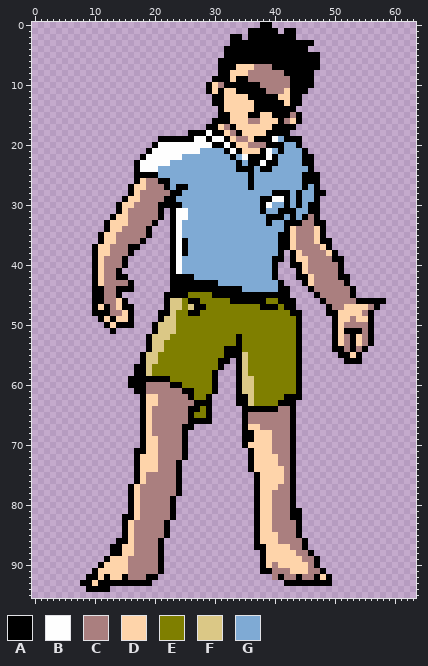
A sprite sheet gets an edit: sprites/characters/battle/woodsman/woodsman_look.png. Above, as it was before the edit.
The file is 64x96 pixels.
Palette (. is transparent): A #000000  B #fefefe  C #aa7f7f  D #fed4aa  E #7f7f00  F #dbc886  G #7faad4
Pixels before (only the part around the change), first column x 26:
10 ...ADCAAAAAACCCCCAAA
11 ...ADADDAAAAACCCDAAA
12 ....AADDDDAAAAADDAA.
13 ....AADDDDDAAAAADAA.
14 .....ADDDDDAAAAAAA..
15 .....AADDDAADDAAACA.
16 ....AAADDDCCDDDACDA.
17 ...AADCADDDDDDAAAA..
18 AAABAADCADDDDAAAA...
19 ABBABBADCCDAAABGAAA.
20 BBBBAABADDCCCAAAGGA.
21 BBGGGGABADDDABGAGGGA
22 GGGGGGGAGBAAABAGGGGA
23 GGGGGGGGAGAABAAGGGGA
24 GGGGGGGGAAAGAAGGGGGG
25 GGGGGGGGGGAGGGGGGGGA
26 GGGGGGGGGGAGGGGGGGGA
27 GGGGGGGGGGAGGGGGGGGA
28 GGGGGGGGGGGGGGAAAGAG
29 GGGGGGGGGGGGAABBAGAG
30 GGGGGGGGGGGGABGGAGAG
31 GGGGGGGGGGGGAGGAAAGG
32 GGGGGGGGGGGGGAAAGAGA
33 GGGGGGGGGGGGGAGGAAAC
34 GGGGGGGGGGGGGGGGADCC
After the commit:
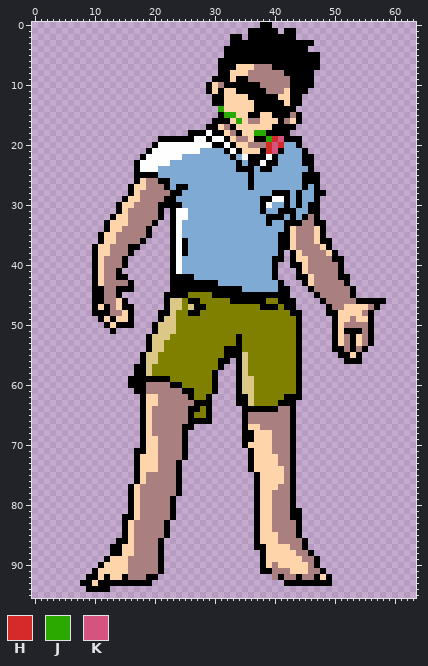
Colours new in this view: H #d42a2a  J #2aaa00  K #d4547f
Diff:
y 14: x 31 A -> J
y 15: x 32..33 AD -> JJ
y 16: x 34 D -> J
y 18: x 37..38 DD -> JJ
y 19: x 39..41 ABG -> JHK
y 20: x 39..41 AAA -> HKH
y 21: x 39..40 BG -> HK
